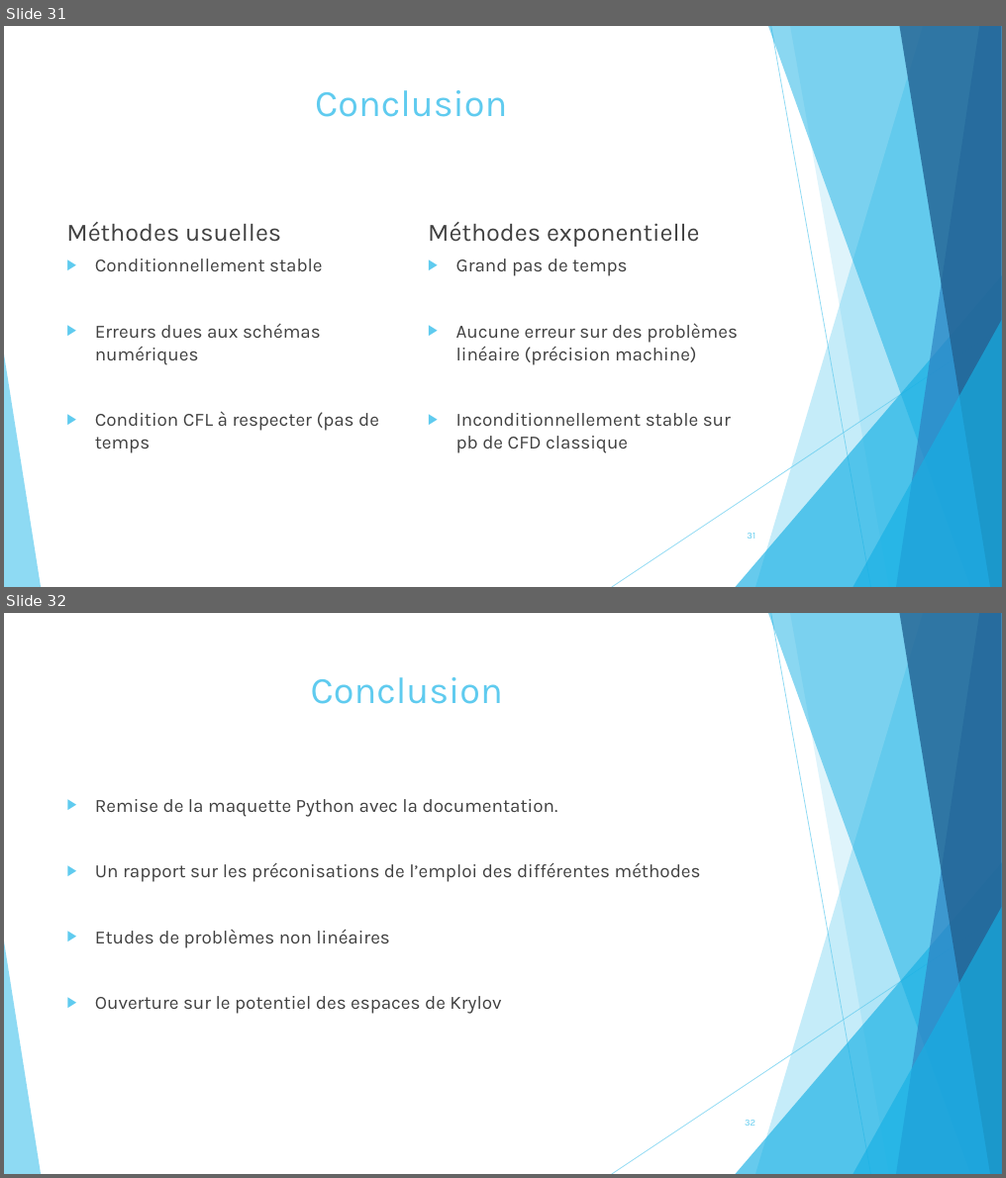
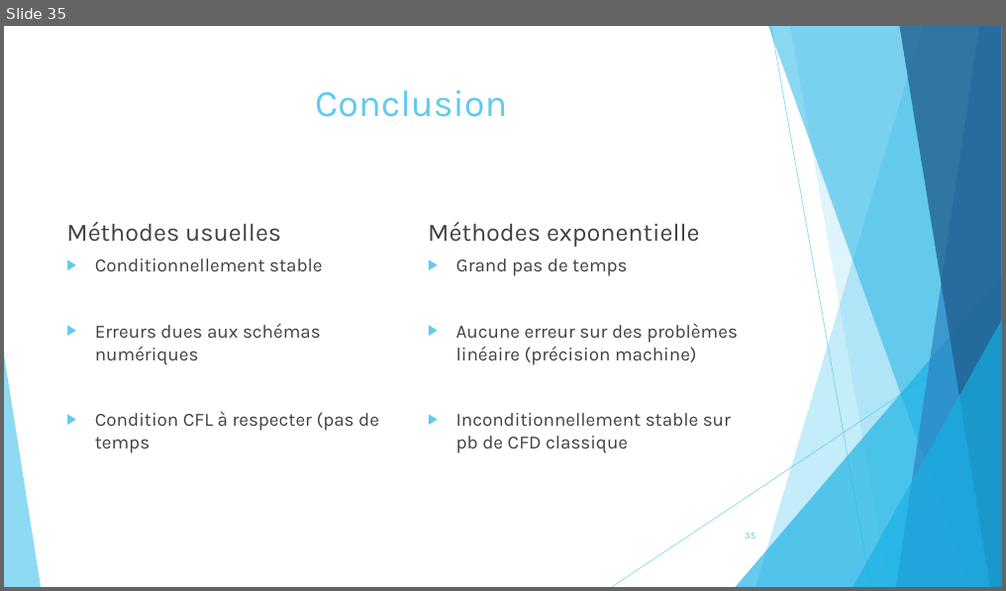
Before and after one commit to pierreXVI/PIE, a slide deck: oral_presentation/Oral_presentation_12_02_2019.pptx. Shown one above the other, each under a label of ours: slides 31 and 32 before the commit, slide 35 after it. The pictures are 1006x1178 and 1006x591 pixels, drawn with LibreOffice and Linux fonts; fonts in the diff are those of the drawing. Boxes give left, top, right and bottom in pixels: in the first picture for what was removed or moved away, otherwise in the second. Text is boxed around its words. In the diff, an @@ line names an element or a change of style, - is before the commit and + after.

```diff
--- a/oral_presentation/Oral_presentation_12_02_2019.pptx
+++ b/oral_presentation/Oral_presentation_12_02_2019.pptx
@@ slide 32 removed at bbox=[4, 613, 1002, 1174], background #FFFFFF; not listed: 10 template elements that a slide beside it also shows @@
@@ title removed at bbox=[311, 677, 503, 704] @@
-Conclusion
@@ text removed at bbox=[95, 799, 701, 1014] @@
-▶ Remise de la maquette Python avec la documentation.
-▶ Un rapport sur les préconisations de l’emploi des différentes méthodes
-▶ Etudes de problèmes non linéaires
-▶ Ouverture sur le potentiel des espaces de Krylov
@@ page number removed at bbox=[745, 1120, 755, 1126] @@
-32
@@ what was slide 31 is now slide 35 @@
@@ page number at bbox=[745, 533, 755, 539]: text changed @@
-31
+35
```
Also in this commit, not shown: 13 slides changed, 7 slides added, 2 other slides removed, 1 other file.
